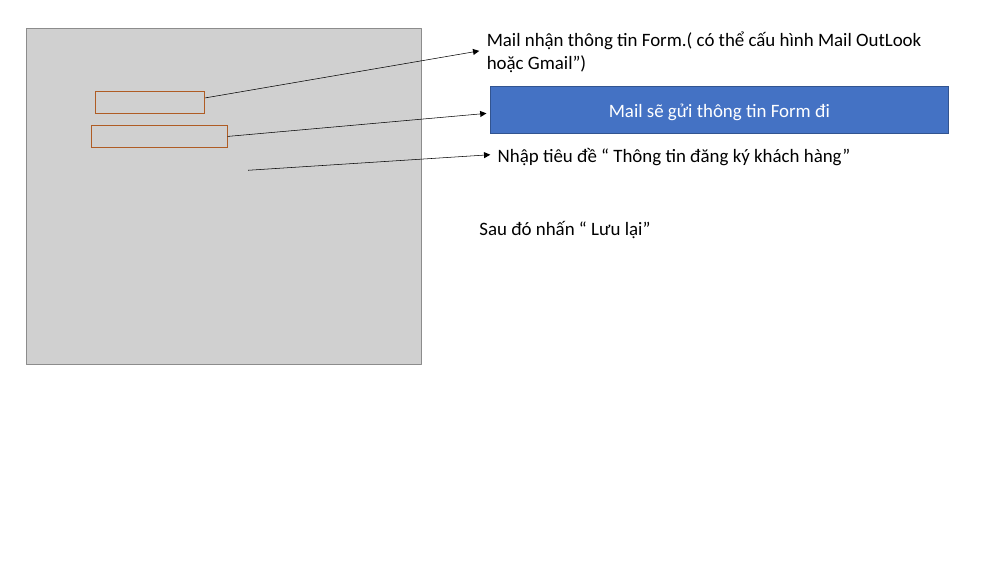
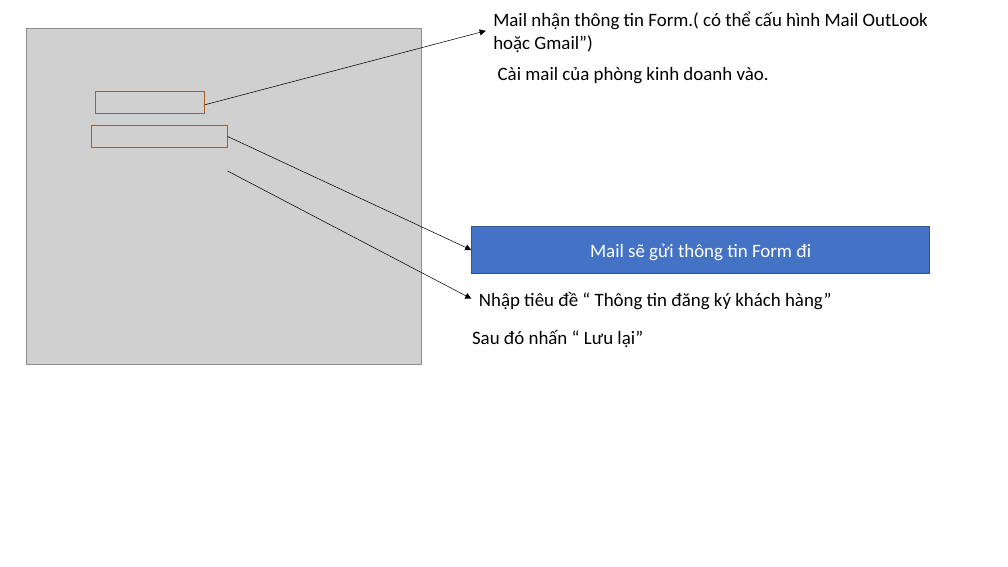
Before and after one commit to DangVanDoan05/TAILIEUWORDPRESS14-12-2024, a slide deck: slide 34 of Cấu hình Mail thông báo đơn hàng, trang liên hệ.pptx. Drawn at 1008x567 pixels with LibreOffice and Linux fonts; fonts in the diff are those of the drawing; grey boxes stand for pictures. Boxes give left, top, right and bottom in pixels: in the first picture for what was removed or moved away, otherwise in the second. Text is boxed around its words. In the diff, an @@ line names an element or a change of style, - is before the commit and + after.

```diff
--- a/Cấu hình Mail thông báo đơn hàng, trang liên hệ.pptx
+++ b/Cấu hình Mail thông báo đơn hàng, trang liên hệ.pptx
@@ text "Mail nhận thông tin Form.( ...": place and size @@
-text "Mail nhận thông tin Form.( ..." at [487, 31, 921, 72]
+text "Mail nhận thông tin Form.( ..." at [493, 11, 928, 53]
@@ arrow moved from (204, 98) - (479, 51) to (204, 105) - (486, 31) @@
@@ text added at [498, 67, 769, 84], 18 pt, text #000000 @@
+Cài mail của phòng kinh doanh vào.
@@ arrow moved from (228, 136) - (486, 113) to (228, 136) - (472, 250) @@
@@ arrow moved from (248, 170) - (491, 155) to (228, 171) - (472, 299) @@
@@ rectangle "Mail sẽ gửi thông tin ...": place and size @@
-rectangle "Mail sẽ gửi thông tin ..." at [490, 86, 949, 134]
+rectangle "Mail sẽ gửi thông tin ..." at [472, 226, 931, 274]
@@ text "Nhập tiêu đề “ Thông ...": place and size @@
-text "Nhập tiêu đề “ Thông ..." at [498, 147, 850, 166]
+text "Nhập tiêu đề “ Thông ..." at [479, 291, 831, 310]
@@ text "Sau đó nhấn “ Lưu ...": place and size @@
-text "Sau đó nhấn “ Lưu ..." at [479, 220, 651, 239]
+text "Sau đó nhấn “ Lưu ..." at [472, 329, 643, 347]
```
Also in this commit, not shown: 3 other slides changed, 8 other files.
